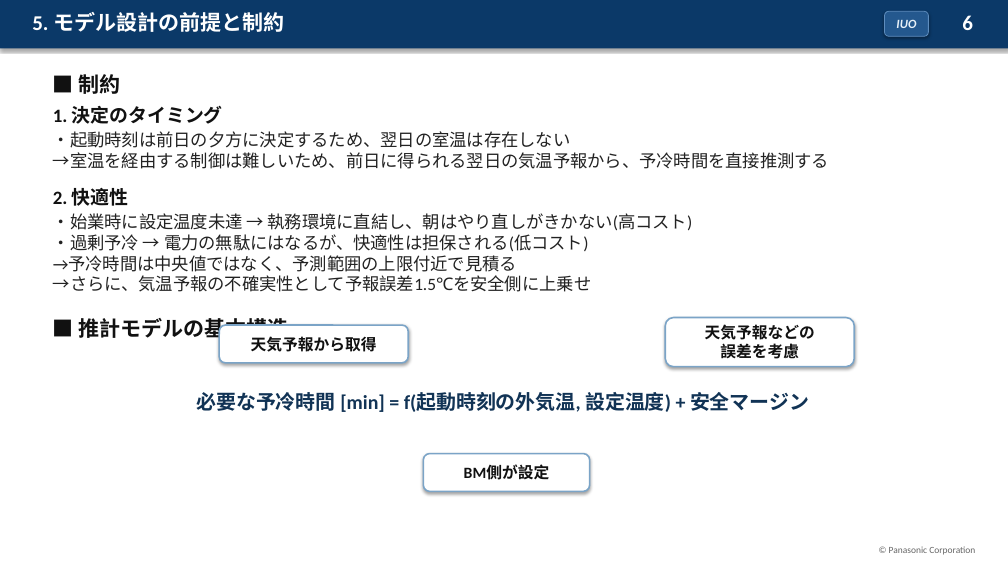
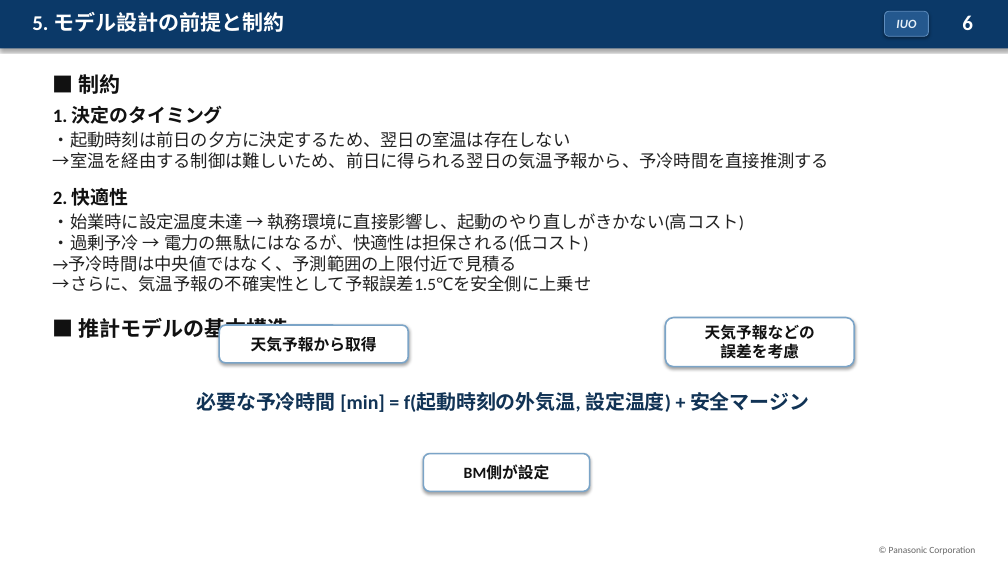
Before and after one commit to koshikai/koshikai, a slide deck: slide 6 of public/slides/hvac-precooling-slides.pptx. Drawn at 1008x567 pixels with LibreOffice and Linux fonts; fonts in the diff are those of the drawing. Boxes give left, top, right and bottom in pixels: in the first picture for what was removed or moved away, otherwise in the second. Text is boxed around its words. In the diff, an @@ line names an element or a change of style, - is before the commit and + after.

```diff
--- a/public/slides/hvac-precooling-slides.pptx
+++ b/public/slides/hvac-precooling-slides.pptx
@@ text at <box>53,213,745,292</box>: text changed @@
-・始業時に設定温度未達 → 執務環境に直結し、朝はやり直しがきかない(高コスト)
-・過剰予冷 → 電力の無駄にはなるが、快適性は担保される(低コスト)
-→予冷時間は中央値ではなく、予測範囲の上限付近で見積る
-→さらに、気温予報の不確実性として予報誤差1.5℃を安全側に上乗せ
+・始業時に設定温度未達 → 執務環境に直接影響し、起動のやり直しがきかない(高コスト)
+・過剰予冷 → 電力の無駄にはなるが、快適性は担保される(低コスト)
+→予冷時間は中央値ではなく、予測範囲の上限付近で見積る
+→さらに、気温予報の不確実性として予報誤差1.5℃を安全側に上乗せ
```
Also in this commit, not shown: 2 other slides changed, 2 other files.
